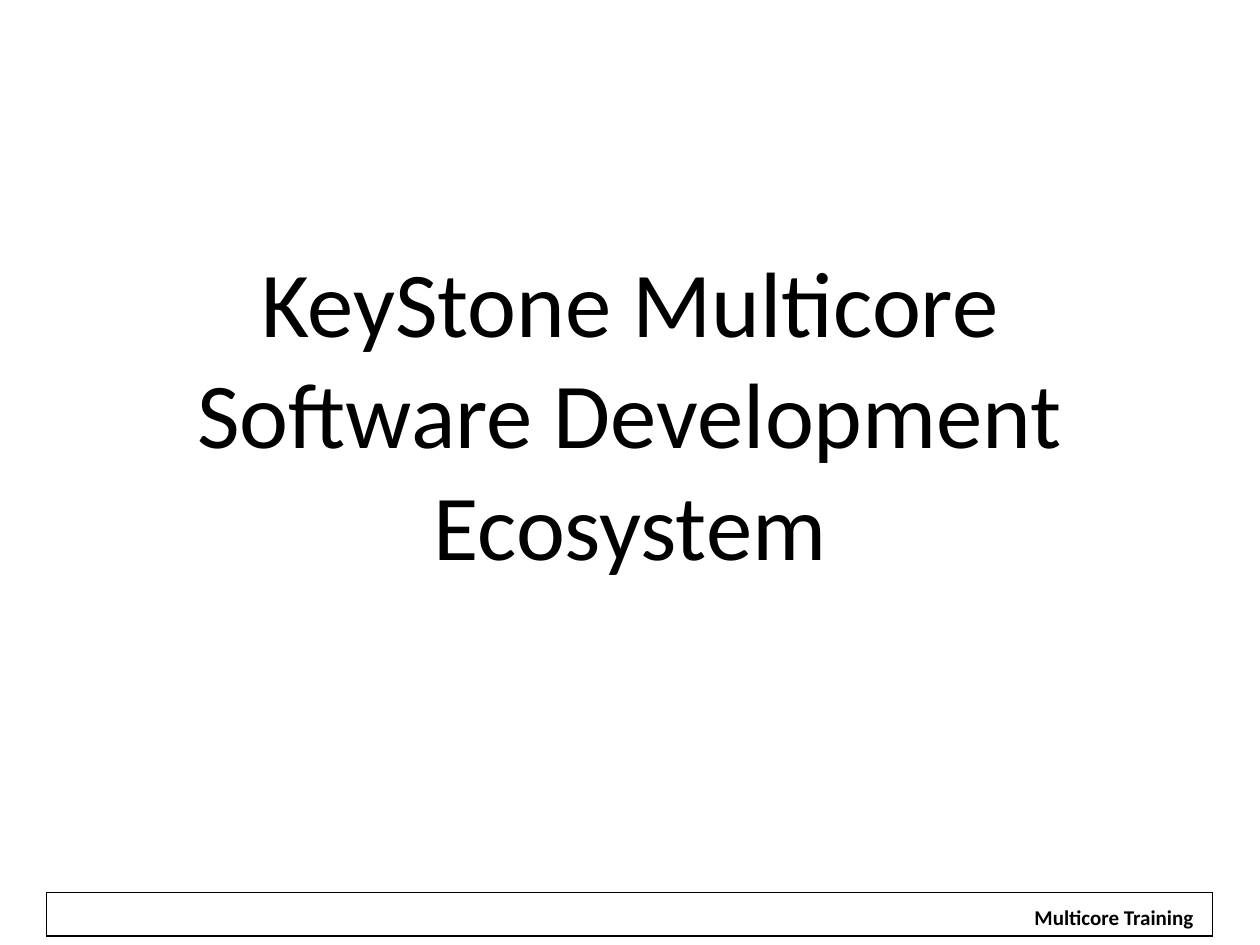
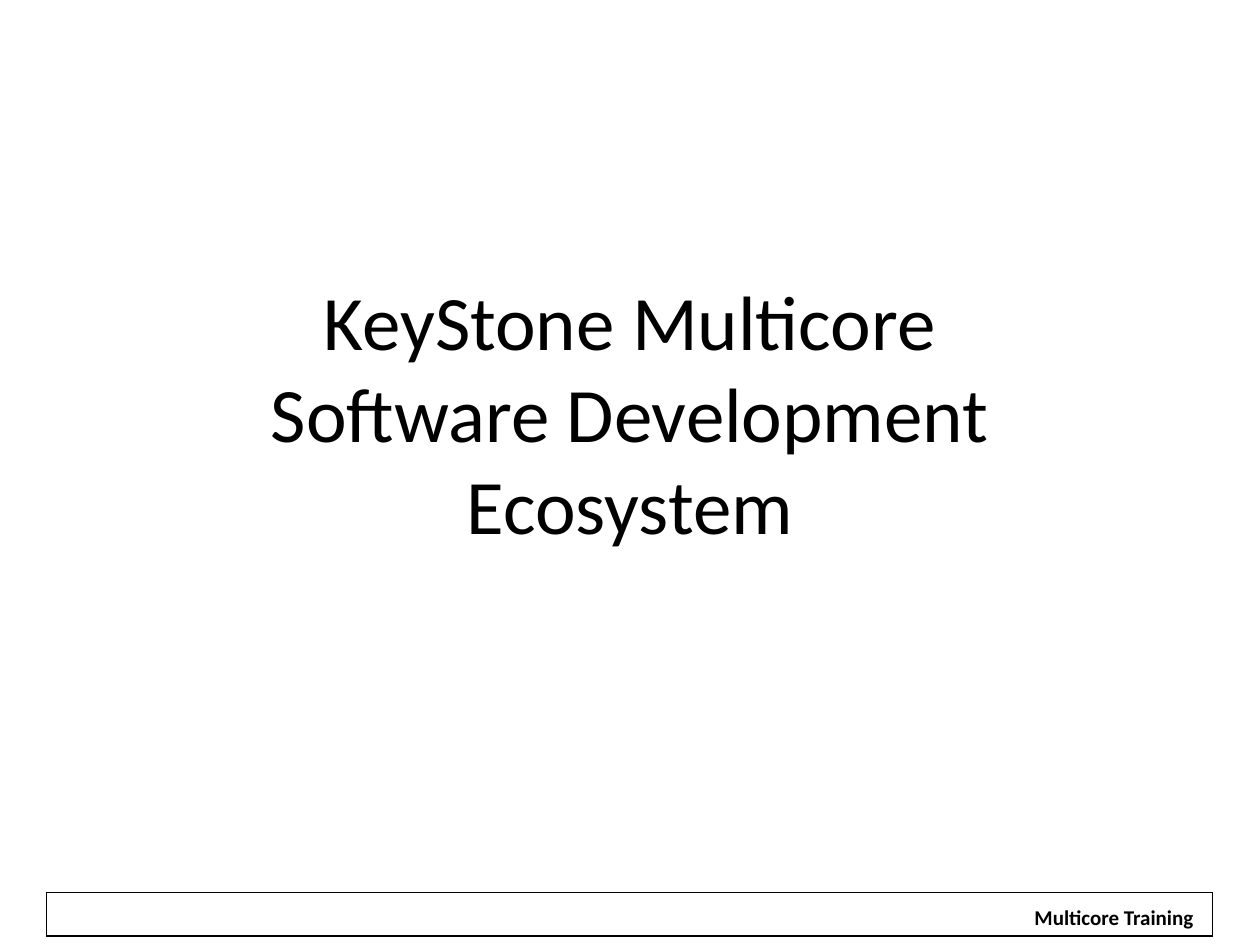
Before and after one commit to hari1989/keystone-workshop, a slide deck: slide 1 of slides/Introduction to KeyStone Software Ecosystem.pptx. Drawn at 1260x945 pixels with LibreOffice and Linux fonts; fonts in the diff are those of the drawing; background and template pictures are left out. Boxes give left, top, right and bottom in pixels: in the first picture for what was removed or moved away, otherwise in the second. Text is boxed around its words. In the diff, an @@ line names an element or a change of style, - is before the commit and + after.

```diff
--- a/slides/Introduction to KeyStone Software Ecosystem.pptx
+++ b/slides/Introduction to KeyStone Software Ecosystem.pptx
@@ title "KeyStone Multicore Software Development Ecosystem" at <box>271,296,989,547</box>: size 53 to 44 pt @@
```
Also in this commit, not shown: 4 other slides changed, 2 slides added.
